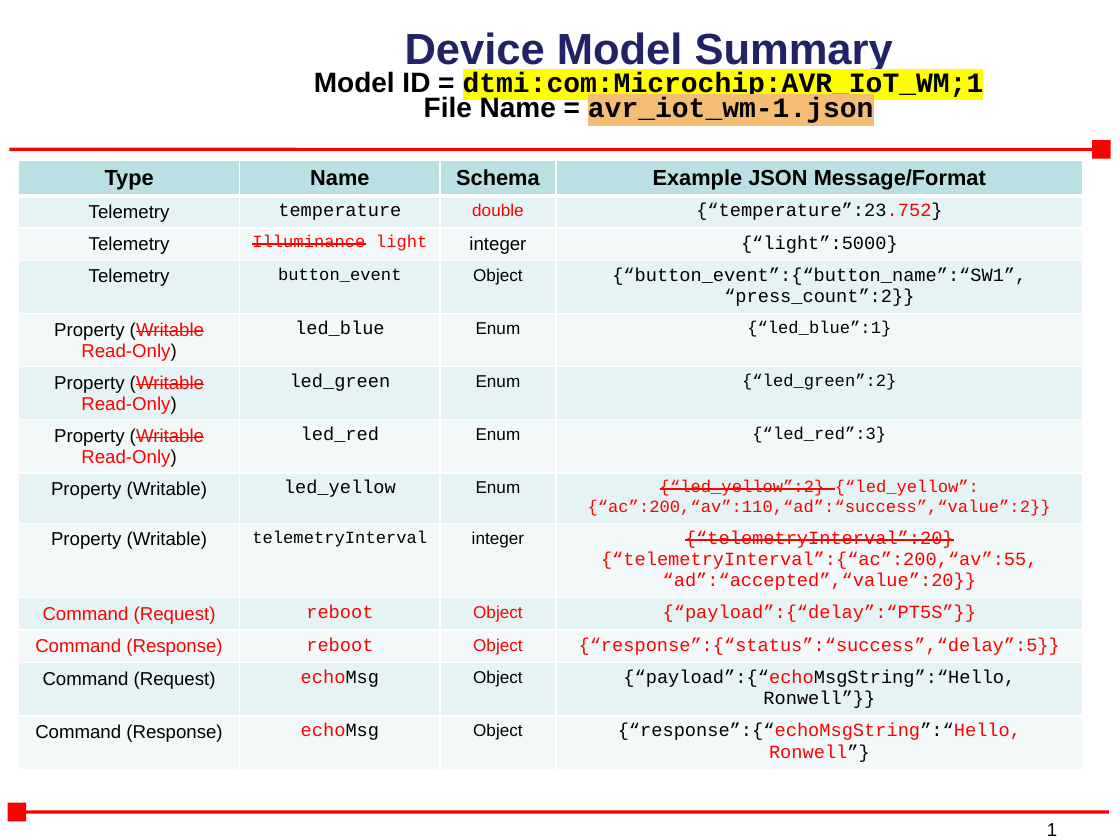
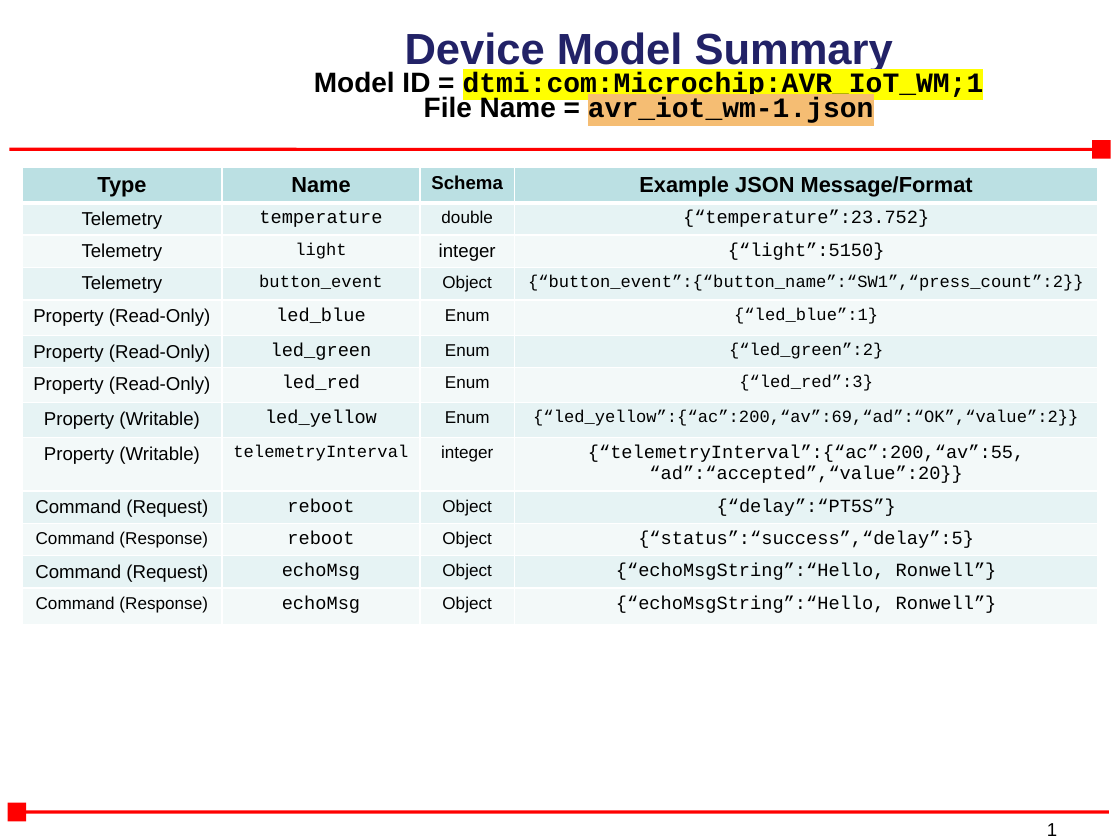
Before and after one commit to MicrochipTech/AzureDemo_AVR-IoT_Wx, a slide deck: slide 1 of device_model/avr_iot_wm-1.pptx. Drawn at 1120x840 pixels with LibreOffice and Linux fonts; fonts in the diff are those of the drawing; background and template pictures are left out. Boxes give left, top, right and bottom in pixels: in the first picture for what was removed or moved away, otherwise in the second. Text is boxed around its words. In the diff, an @@ line names an element or a change of style, - is before the commit and + after.

Commit message:
Update device model summary

```diff
--- a/device_model/avr_iot_wm-1.pptx
+++ b/device_model/avr_iot_wm-1.pptx
@@ table at (22,167,1100,637) @@
-row 3, column 2: Illuminance light
+row 3, column 2: light
-row 3, column 4: {“light”:5000}
+row 3, column 4: {“light”:5150}
-row 4, column 4: {“button_event”:{“button_name”:“SW1”, “press_count”:2}}
+row 4, column 4: {“button_event”:{“button_name”:“SW1”,“press_count”:2}}
-row 5, column 1: Property (Writable Read-Only)
+row 5, column 1: Property (Read-Only)
-row 6, column 1: Property (Writable Read-Only)
+row 6, column 1: Property (Read-Only)
-row 7, column 1: Property (Writable Read-Only)
+row 7, column 1: Property (Read-Only)
-row 8, column 4: {“led_yellow”:2} {“led_yellow”:{“ac”:200,“av”:110,“ad”:“success”,“value”:2}}
+row 8, column 4: {“led_yellow”:{“ac”:200,“av”:69,“ad”:“OK”,“value”:2}}
-row 9, column 4: {“telemetryInterval”:20} / {“telemetryInterval”:{“ac”:200,“av”:55, “ad”:“accepted”,“value”:20}}
+row 9, column 4: {“telemetryInterval”:{“ac”:200,“av”:55, / “ad”:“accepted”,“value”:20}}
-row 10, column 4: {“payload”:{“delay”:“PT5S”}}
+row 10, column 4: {“delay”:“PT5S”}
-row 11, column 4: {“response”:{“status”:“success”,“delay”:5}}
+row 11, column 4: {“status”:“success”,“delay”:5}
-row 12, column 4: {“payload”:{“echoMsgString”:“Hello, Ronwell”}}
+row 12, column 4: {“echoMsgString”:“Hello, Ronwell”}
-row 13, column 4: {“response”:{“echoMsgString”:“Hello, Ronwell”}
+row 13, column 4: {“echoMsgString”:“Hello, Ronwell”}
@@ size 14 to 12 pt in "Schema" @@
@@ text colour #FF0000 to #000000 in "double", "{“temperature”:23.752}", "Command (Request)", "reboot" and 6 more places @@
@@ size 12 to 11 pt in "Command (Response)", "Command (Response)" @@
@@ table: place and size @@
-table at (19,160,1085,819)
+table at (22,167,1100,637)
```
